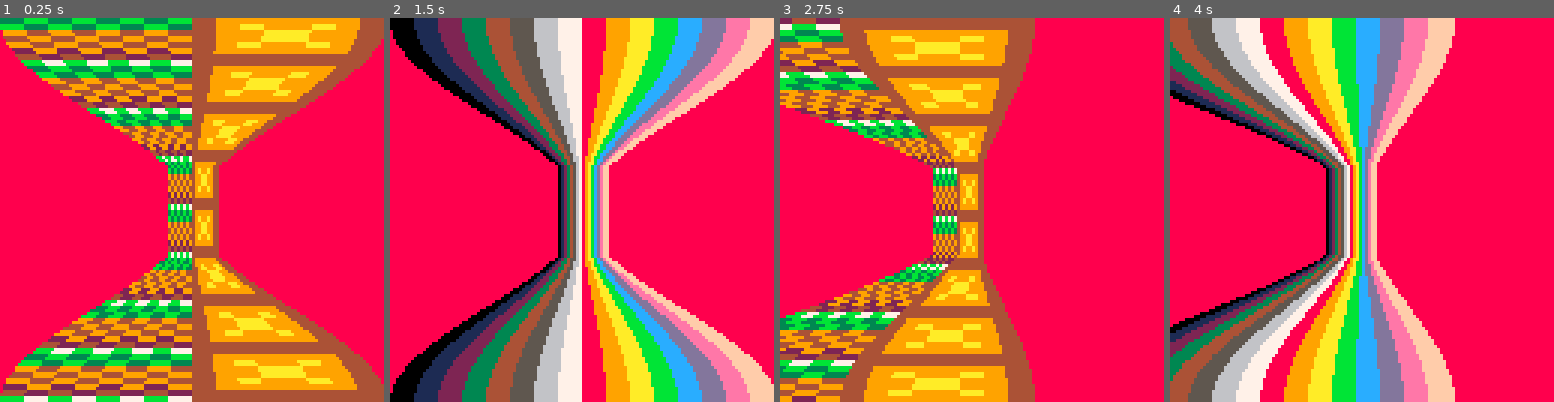
Above: before the commit, frames 1-4 (left to right).
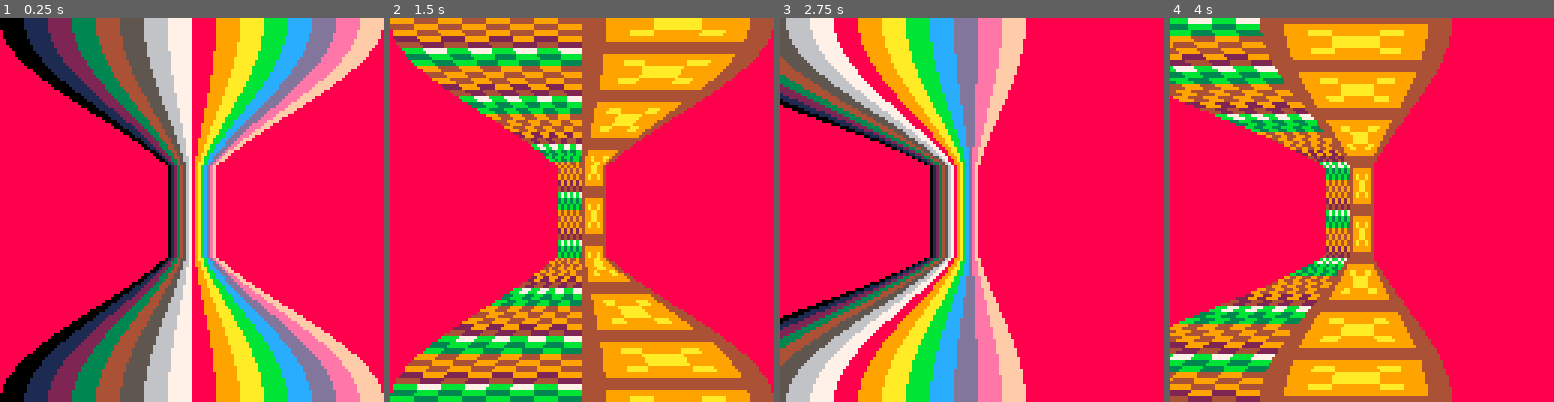
Above: after the commit, the same moments.

Repository: Shfty/carts
Game: PICO-8 cartridge pallettescroll.p8
The game is run twice, just before and just after one commit, with the same random seed, the same clock (stepped at 60 frames per second) and the same inputs.
Inputs:
- Up to frame 1 (0.25 s): no input
- Up to frame 2 (1.5 s): tap O (Z key) at 0.7 s
- Up to frame 3 (2.75 s): hold Right 1.6-2.1 s; tap O (Z key) at 1.7, 2.1, 2.5 s; hold Right from 2.47 s (still down)
- Up to frame 4 (4 s): tap O (Z key) at 2.9, 3.3, 3.7 s; release Right at 3.03 s; hold Left 3.08-3.58 s

The runs differ from the first frame. In frame 1, 47% of the frame differs, in the area x 0-100%, y 0-100%; in frame 2, 47%; in frame 3, 40%; in frame 4, 41%.

Commit message:
Optimized scanline draw, fix pixel alignment

Diff:
--- a/pallettescroll.p8
+++ b/pallettescroll.p8
@@ -21,7 +21,7 @@
 -->8
 -- main
 
-draw_palfield = false
+draw_palfield = true
 
 function _init()
 	palt(1, false)
@@ -79,15 +79,14 @@
  		ctr += scrollx
  		ctr -= 64
  		ctr *= scale
- 		ctr += 0.5
- 		ctr += 64
- 		rectfill(
- 			ctr-ext_s,
- 			y,
- 			ctr+ext_s,
- 			y,
- 			i
- 		)
+ 		ctr += 64.5
+
+   la = ctr-ext_s
+   lb = ctr+ext_s-1
+
+ 		if la < 128 and lb >= 0 then
+ 			line(la,y,lb,y,i)
+ 		end
  	end
 	end
 end
